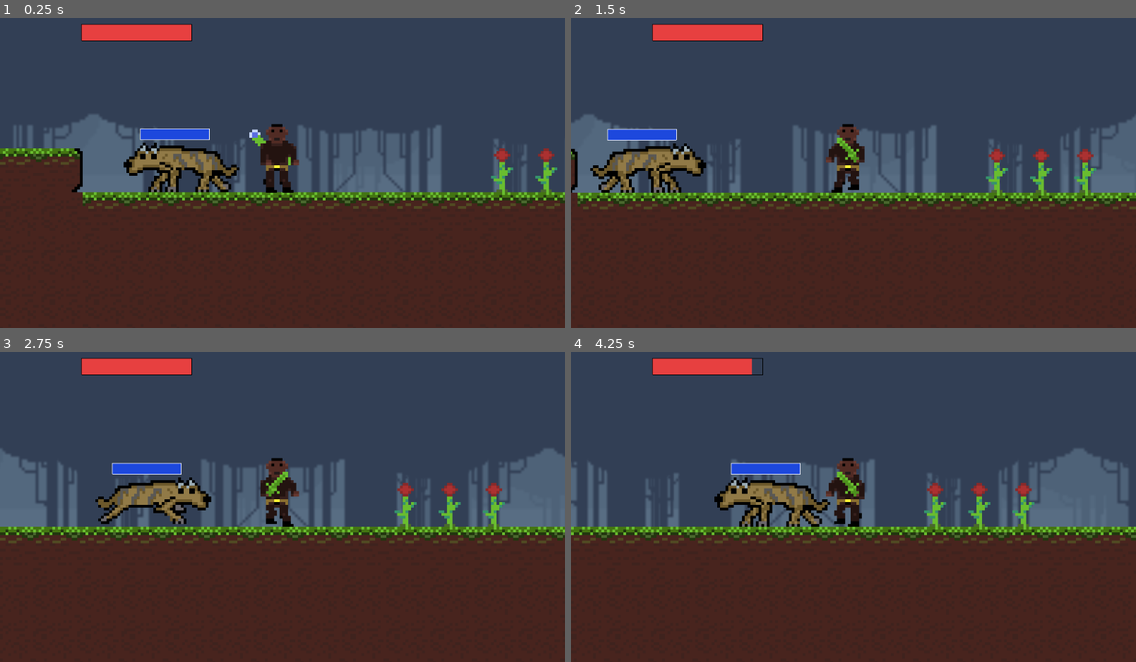
Above: before the commit, frames 1-4 (two rows, left to right).
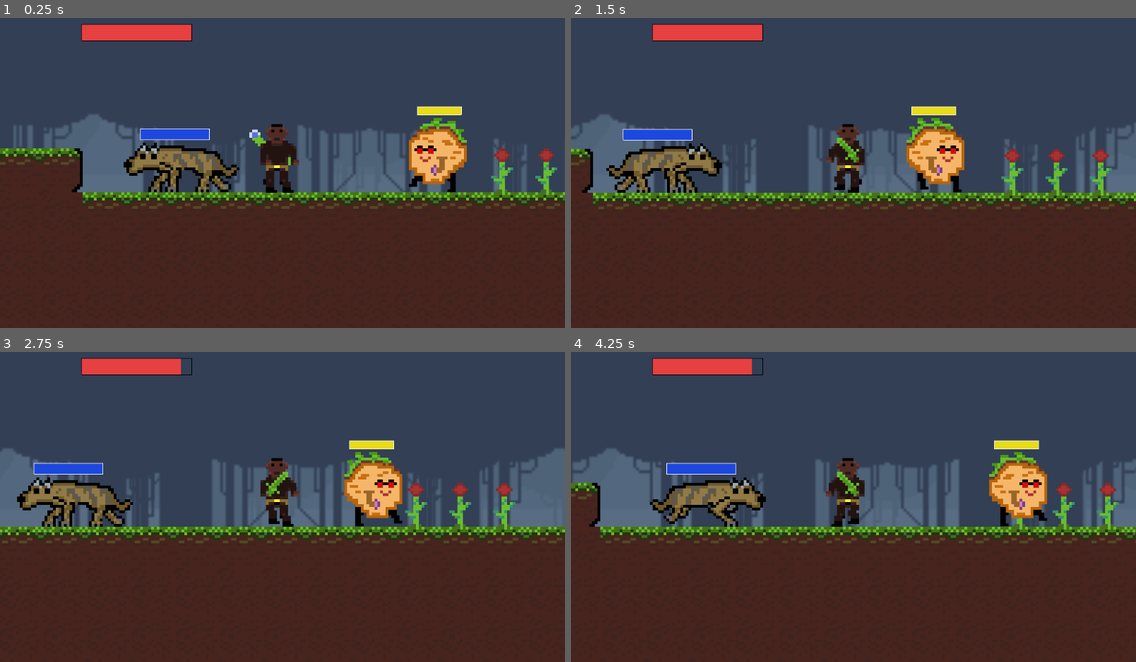
Above: after the commit, the same moments.

Repository: amandamartinsco/cronicas-de-terragaia
Game: Godot game, scene res://scenes/enemy.tscn
Same seed, same stepped clock (60 frames per second), same inputs: the game is played once before the commit and once after it.
Inputs:
- Up to frame 1 (0.25 s): no input
- Up to frame 2 (1.5 s): hold Right (ui_right) 0.53-1.28 s; hold Left (ui_left) from 1.28 s (still down)
- Up to frame 3 (2.75 s): release Left (ui_left) at 2.03 s; hold Right (ui_right) from 2.03 s (still down)
- Up to frame 4 (4.25 s): release Right (ui_right) at 3.53 s; hold Left (ui_left) from 3.53 s (still down)

The runs differ from the first frame. In frame 1, 2.0% of the frame differs, in the area x 72-83%, y 28-57%; in frame 2, 12%; in frame 3, 14%; in frame 4, 17%, in the area x 0-100%, y 28-62%.

Commit message:
potato adicionado

Diff:
--- a/src/scenes/enemy.tscn
+++ b/src/scenes/enemy.tscn
@@ -7,6 +7,7 @@
 [ext_resource path="res://scenes/ParallaxBackground.tscn" type="PackedScene" id=5]
 [ext_resource path="res://scenes/ParallaxBackground1.tscn" type="PackedScene" id=6]
 [ext_resource path="res://scenes/batata.tscn" type="PackedScene" id=7]
+[ext_resource path="res://scenes/potato_enemy.tscn" type="PackedScene" id=8]
 
 [node name="enemy" type="Node2D"]
 
@@ -53,4 +54,7 @@
 visible = false
 position = Vector2( 197.437, 79.0785 )
 
+[node name="potato_enemy" parent="." instance=ExtResource( 8 )]
+position = Vector2( 306.635, 99.7134 )
+
 [editable path="player"]
--- a/src/scenes/enemy_real.tscn
+++ b/src/scenes/enemy_real.tscn
@@ -74,7 +74,7 @@
 texture = ExtResource( 1 )
 vframes = 4
 hframes = 4
-frame = 14
+frame = 8
 
 [node name="CollisionShape2D" type="CollisionShape2D" parent="."]
 position = Vector2( 3.79654, 0 )
@@ -96,11 +96,6 @@
 position = Vector2( 3.79654, 0 )
 shape = SubResource( 2 )
 
-[node name="AnimationPlayer" type="AnimationPlayer" parent="."]
-anims/die = SubResource( 3 )
-anims/run = SubResource( 4 )
-anims/walk = SubResource( 5 )
-
 [node name="attack" type="Area2D" parent="."]
 collision_layer = 2
 
@@ -120,8 +115,12 @@
 margin_right = 14.0
 margin_bottom = -11.0
 color = Color( 0.117647, 0.286275, 0.870588, 1 )
+
+[node name="AnimationPlayer" type="AnimationPlayer" parent="."]
+anims/die = SubResource( 3 )
+anims/run = SubResource( 4 )
+anims/walk = SubResource( 5 )
 [connection signal="screen_entered" from="VisibilityNotifier2D" to="." method="_on_VisibilityNotifier2D_screen_entered"]
 [connection signal="screen_exited" from="VisibilityNotifier2D" to="." method="_on_VisibilityNotifier2D_screen_exited"]
 [connection signal="damage" from="weak_spot" to="." method="_on_weak_spot_damage"]
 [connection signal="area_entered" from="attack" to="." method="_on_attack_area_entered"]
-[connection signal="area_exited" from="attack" to="." method="_on_attack_area_exited"]
--- a/src/scenes/player.tscn
+++ b/src/scenes/player.tscn
@@ -1,13 +1,12 @@
-[gd_scene load_steps=13 format=2]
+[gd_scene load_steps=7 format=2]
 
 [ext_resource path="res://assets/sprites/Personagem_pronto-Sheet.png" type="Texture" id=1]
 [ext_resource path="res://scripts/player.gd" type="Script" id=2]
 [ext_resource path="res://scripts/weak_spot.gd" type="Script" id=3]
 
-[sub_resource type="Animation" id=3]
+[sub_resource type="Animation" id=2]
 resource_name = "attack"
-length = 0.35
-step = 0.05
+length = 0.7
 tracks/0/type = "value"
 tracks/0/path = NodePath("HumanBase2:frame")
 tracks/0/interp = 1
@@ -15,20 +14,15 @@
 tracks/0/imported = false
 tracks/0/enabled = true
 tracks/0/keys = {
-"times": PoolRealArray( 0, 0.05, 0.1, 0.15, 0.2, 0.25, 0.3 ),
+"times": PoolRealArray( 0, 0.1, 0.2, 0.3, 0.4, 0.5, 0.6 ),
 "transitions": PoolRealArray( 1, 1, 1, 1, 1, 1, 1 ),
 "update": 1,
 "values": [ 24, 25, 26, 27, 28, 29, 30 ]
 }
 
-[sub_resource type="Animation" id=4]
-resource_name = "crouch"
-
-[sub_resource type="Animation" id=5]
-resource_name = "jump"
-
-[sub_resource type="Animation" id=6]
-resource_name = "stand_front"
+[sub_resource type="Animation" id=3]
+resource_name = "stand_side"
+length = 0.1
 tracks/0/type = "value"
 tracks/0/path = NodePath("HumanBase2:frame")
 tracks/0/interp = 1
@@ -42,48 +36,8 @@
 "values": [ 48 ]
 }
 
-[sub_resource type="Animation" id=7]
-resource_name = "stand_side"
-length = 0.1
-loop = true
-tracks/0/type = "value"
-tracks/0/path = NodePath("HumanBase2:frame")
-tracks/0/interp = 1
-tracks/0/loop_wrap = true
-tracks/0/imported = false
-tracks/0/enabled = true
-tracks/0/keys = {
-"times": PoolRealArray( 0 ),
-"transitions": PoolRealArray( 1 ),
-"update": 1,
-"values": [ 48 ]
-}
-
-[sub_resource type="Animation" id=8]
-resource_name = "take_out_sword"
-
-[sub_resource type="Animation" id=9]
-resource_name = "take_sword"
-
-[sub_resource type="Animation" id=10]
+[sub_resource type="Animation" id=1]
 resource_name = "walk"
-length = 0.6
-loop = true
-tracks/0/type = "value"
-tracks/0/path = NodePath("HumanBase2:frame")
-tracks/0/interp = 1
-tracks/0/loop_wrap = true
-tracks/0/imported = false
-tracks/0/enabled = true
-tracks/0/keys = {
-"times": PoolRealArray( 0, 0.1, 0.2, 0.3, 0.4, 0.5 ),
-"transitions": PoolRealArray( 1, 1, 1, 1, 1, 1 ),
-"update": 1,
-"values": [ 8, 9, 11, 12, 14, 15 ]
-}
-
-[sub_resource type="Animation" id=11]
-resource_name = "walk_without_sword"
 length = 0.8
 tracks/0/type = "value"
 tracks/0/path = NodePath("HumanBase2:frame")
@@ -95,7 +49,7 @@
 "times": PoolRealArray( 0, 0.1, 0.2, 0.3, 0.4, 0.5, 0.6, 0.7 ),
 "transitions": PoolRealArray( 1, 1, 1, 1, 1, 1, 1, 1 ),
 "update": 1,
-"values": [ 16, 17, 18, 19, 20, 21, 22, 23 ]
+"values": [ 8, 9, 10, 11, 12, 13, 14, 15 ]
 }
 
 [node name="player" type="KinematicBody2D"]
@@ -107,7 +61,7 @@
 texture = ExtResource( 1 )
 vframes = 9
 hframes = 8
-frame = 48
+frame = 30
 
 [node name="damage_area" type="Area2D" parent="."]
 position = Vector2( 136.656, 104.424 )
@@ -127,17 +81,6 @@
 current = true
 zoom = Vector2( 0.2, 0.2 )
 
-[node name="AnimationPlayer" type="AnimationPlayer" parent="."]
-anims/attack = SubResource( 3 )
-anims/crouch = SubResource( 4 )
-anims/jump = SubResource( 5 )
-anims/stand_front = SubResource( 6 )
-anims/stand_side = SubResource( 7 )
-anims/take_out_sword = SubResource( 8 )
-anims/take_sword = SubResource( 9 )
-anims/walk = SubResource( 10 )
-anims/walk_without_sword = SubResource( 11 )
-
 [node name="CollisionPolygon2D2" type="CollisionPolygon2D" parent="."]
 visible = false
 position = Vector2( 136.656, 104.361 )
@@ -156,7 +99,10 @@
 scale = Vector2( 0.859445, 1.00246 )
 polygon = PoolVector2Array( 145.065, 100.684, 149.965, 101.235, 149.965, 105.227, 145.065, 105.531 )
 disabled = true
+
+[node name="AnimationPlayer" type="AnimationPlayer" parent="."]
+anims/attack = SubResource( 2 )
+anims/stand_side = SubResource( 3 )
+anims/walk = SubResource( 1 )
 [connection signal="damage" from="damage_area" to="." method="_on_damage_area_damage"]
-[connection signal="animation_finished" from="AnimationPlayer" to="." method="_on_AnimationPlayer_animation_finished"]
-[connection signal="animation_started" from="AnimationPlayer" to="." method="_on_AnimationPlayer_animation_started"]
 [connection signal="area_entered" from="attack" to="." method="_on_attack_area_entered"]
--- /dev/null
+++ b/src/scenes/potato_enemy.tscn
@@ -0,0 +1,63 @@
+[gd_scene load_steps=7 format=2]
+
+[ext_resource path="res://assets/sprites/batata_inimigo-Sheet.png" type="Texture" id=1]
+[ext_resource path="res://scripts/potato_enemy.gd" type="Script" id=2]
+[ext_resource path="res://scenes/barradevida_inimigo.tscn" type="PackedScene" id=3]
+[ext_resource path="res://scripts/weak_spot.gd" type="Script" id=4]
+
+[sub_resource type="RectangleShape2D" id=1]
+extents = Vector2( 10.4571, 13.1684 )
+
+[sub_resource type="Animation" id=2]
+resource_name = "walk"
+length = 0.8
+loop = true
+tracks/0/type = "value"
+tracks/0/path = NodePath("Sprite:frame")
+tracks/0/interp = 1
+tracks/0/loop_wrap = true
+tracks/0/imported = false
+tracks/0/enabled = true
+tracks/0/keys = {
+"times": PoolRealArray( 0, 0.1, 0.2, 0.3, 0.4, 0.5, 0.6, 0.7 ),
+"transitions": PoolRealArray( 1, 1, 1, 1, 1, 1, 1, 1 ),
+"update": 1,
+"values": [ 8, 9, 10, 11, 12, 13, 14, 15 ]
+}
+
+[node name="potato_enemy" type="KinematicBody2D"]
+script = ExtResource( 2 )
+
+[node name="Sprite" type="Sprite" parent="."]
+texture = ExtResource( 1 )
+offset = Vector2( 1.07703, -2.91933 )
+vframes = 3
+hframes = 8
+frame = 15
+
+[node name="colisão" type="CollisionShape2D" parent="."]
+visible = false
+position = Vector2( 0.566814, 0 )
+shape = SubResource( 1 )
+
+[node name="VisibilityNotifier2D" type="VisibilityNotifier2D" parent="."]
+visible = false
+
+[node name="weak_spot" type="Area2D" parent="."]
+script = ExtResource( 4 )
+
+[node name="CollisionPolygon2D" type="CollisionPolygon2D" parent="weak_spot"]
+polygon = PoolVector2Array( -10.1153, 4.81424, -9.10316, 12.852, 7.09138, 12.9711, 10.9614, 1.95638, 11.0805, -5.66458, 10.0964, -11.028, 7.04095, -14.0835, -0.945005, -14.014, -4.90326, -11.9308, -9.83372, -6.0281 )
+
+[node name="barradevida_inimigo" parent="." instance=ExtResource( 3 )]
+margin_left = -6.60487
+margin_top = -18.3064
+margin_right = 9.39513
+margin_bottom = -15.3064
+color = Color( 0.913725, 0.862745, 0.0980392, 1 )
+
+[node name="AnimationPlayer" type="AnimationPlayer" parent="."]
+anims/walk = SubResource( 2 )
+[connection signal="screen_entered" from="VisibilityNotifier2D" to="." method="_on_VisibilityNotifier2D_screen_entered"]
+[connection signal="screen_exited" from="VisibilityNotifier2D" to="." method="_on_VisibilityNotifier2D_screen_exited"]
+[connection signal="damage" from="weak_spot" to="." method="_on_weak_spot_damage"]
--- a/src/scripts/player.gd
+++ b/src/scripts/player.gd
@@ -58,7 +58,7 @@
 		#direção zera(fica parado)
 		if is_attacking == false:
 			#se ele não estiver atacando
-			$AnimationPlayer.play("stand_front")
+			$AnimationPlayer.play("stand_side")
 
 	if Input.is_action_just_pressed("ui_attack") and is_attacking == false:
 		#espaço é o botão de ataque
--- /dev/null
+++ b/src/scripts/potato_enemy.gd
@@ -0,0 +1,76 @@
+extends KinematicBody2D
+
+export var velocity = Vector2(10,70)
+
+export var gravity = 100
+
+const UP = Vector2(0, -1)
+
+var damage = 10
+#dano que o inimigo dá
+
+var olhar_esquerda = false
+#é true quando ele está olhando pra esquerda
+
+var olhar_direita = true
+#é true quando ele está olhando pra esquerda
+
+signal pode_dropar(pd)
+#avisa quando o inimigo pode dropar
+
+signal life_scale_enemy(sc)
+#sinal que mostra a escala da barra de vida do inimigo
+
+export var life = 100
+#vida do inimigo
+
+onready var init_life = life
+#guarda a vida inicial
+
+func _ready() -> void:
+	velocity.x = - velocity.x
+	#começa andando pra esqueda
+	set_physics_process(false)
+	#começa desativado, só será ativado quando o inimigo entrar na tela
+
+func _physics_process(delta: float) -> void:
+
+	velocity.y = gravity
+	#a velocidade no eixo y é equivalente à gravidade
+
+	if is_on_wall():
+		#se ele detectar uma parede
+		velocity.x = velocity.x * -1
+		#velocidade é invertida no eixo
+
+	if velocity.x >= 0:
+		olhar_direita = true
+		olhar_esquerda = false
+
+	if velocity.x < 0:
+		olhar_direita = false
+		olhar_esquerda = true
+
+	if olhar_direita:
+		$Sprite.flip_h = true
+
+	if olhar_esquerda:
+		$Sprite.flip_h = false
+
+	$AnimationPlayer.play("walk")
+
+
+	move_and_slide(velocity, UP)
+
+	#se ele entrar na tela, a física começa a funcionar
+func _on_VisibilityNotifier2D_screen_entered() -> void:
+	set_physics_process(true)
+
+	#se ele sair da tela, a física para de funcionar
+func _on_VisibilityNotifier2D_screen_exited() -> void:
+	set_physics_process(false)
+
+func _on_weak_spot_damage(damage, node) -> void:
+		life -= damage
+		emit_signal("life_scale_enemy", (float(self.life) / float(self.init_life)))
+		#escala é mandado pra escala da barra de vidaa
Binary file added: src/assets/sprites/apple_blue.png
Not shown, added: src/assets/sprites/apple_blue.png.import
Binary file added: src/assets/sprites/apple_green.png
Not shown, added: src/assets/sprites/apple_green.png.import
Binary file added: src/assets/sprites/apple_red.png
Not shown, added: src/assets/sprites/apple_red.png.import
Binary file added: src/assets/sprites/batata_inimigo-Sheet.png
Not shown, added: src/assets/sprites/batata_inimigo-Sheet.png.import
Not shown: 1 places in src/scenes/enemy.tscn that only renumber resources
